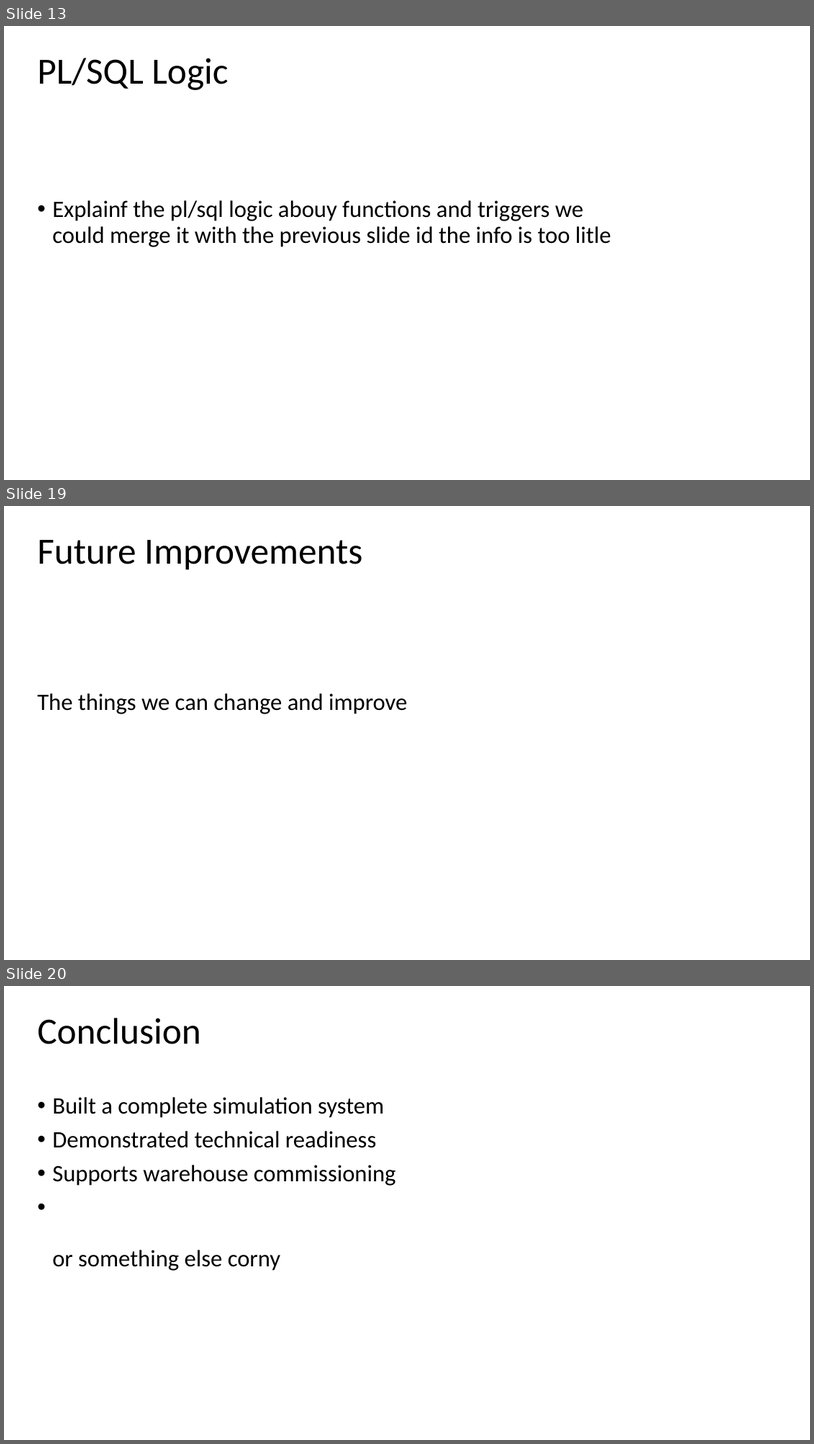
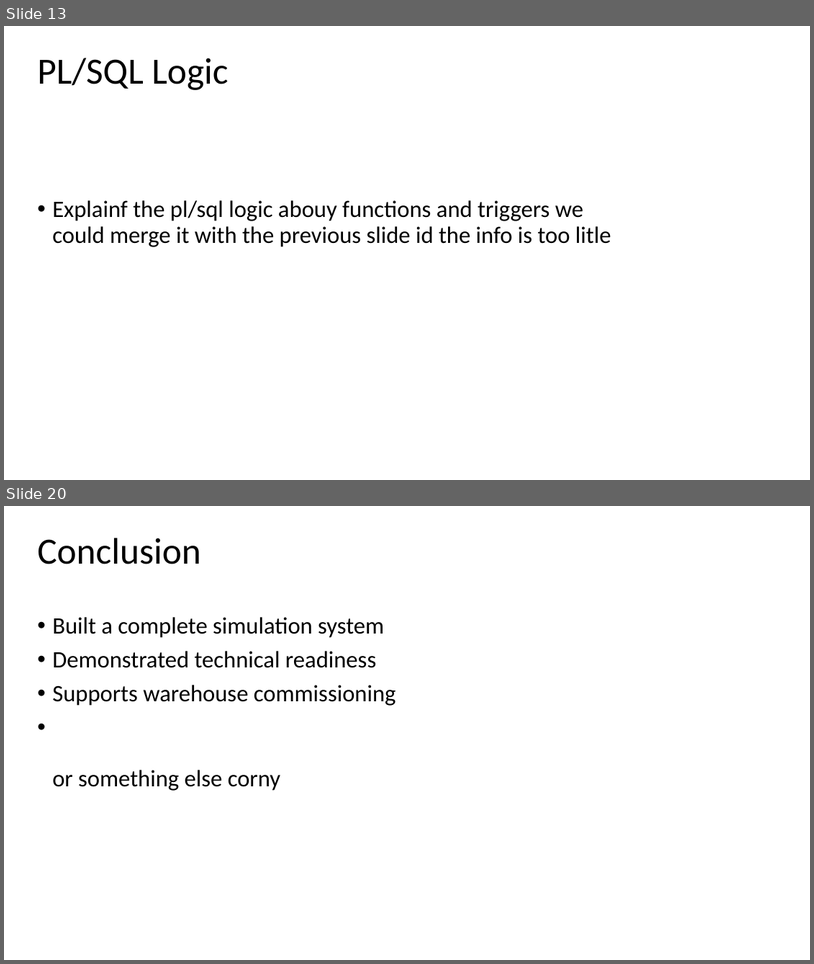
Before and after one commit to wallmenis/exercise, a slide deck: presentation/Presentation.pptx. Shown one above the other, each under a label of ours: slides 13, 19 and 20 before the commit, slides 13 and 20 after it; the slides between them are not shown. The pictures are 814x1444 and 814x964 pixels, drawn with LibreOffice and Linux fonts; fonts in the diff are those of the drawing; background and template pictures are left out. Boxes give left, top, right and bottom in pixels: in the first picture for what was removed or moved away, otherwise in the second. Text is boxed around its words. In the diff, an @@ line names an element or a change of style, - is before the commit and + after.

```diff
--- a/presentation/Presentation.pptx
+++ b/presentation/Presentation.pptx
@@ slide 19 removed at [4, 506, 810, 960], background picture (left out) @@
@@ title removed at [37, 540, 363, 570] @@
-Future Improvements
@@ subtitle removed at [37, 693, 407, 714] @@
-The things we can change and improve
```
Also in this commit, not shown: 5 slides changed, 5 slides added, 4 other slides removed, 4 other files.
